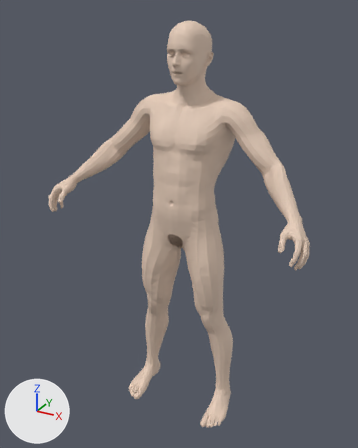
One commit to the glTF model apps/web/public/assets/3dx/character_male.glb: the scene before it, then after it.
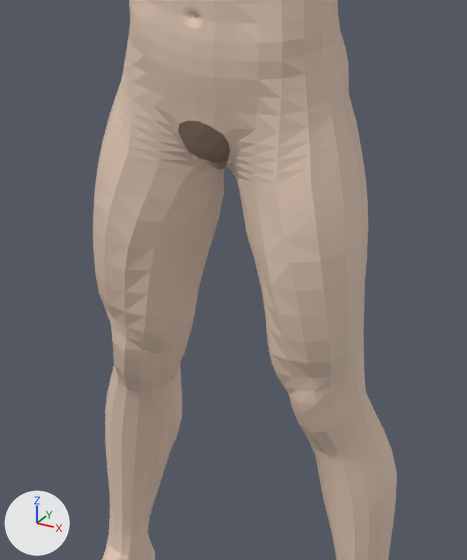
Each version appears first whole from a 50 mm camera at (0.943, -1.781, 1.828) aimed at (-0.013, -0.043, 0.959), and next in a close-up on the part from 32% to 71% of the width and 44% to 82% of the height. Every picture has the same lights, and +X, +Y and +Z are marked at lower left. The first two pictures are the older version.

Objects in the first close-up: 'man_body'.
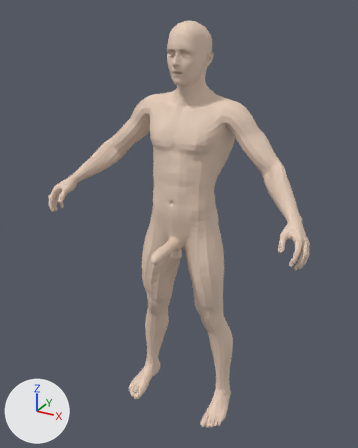
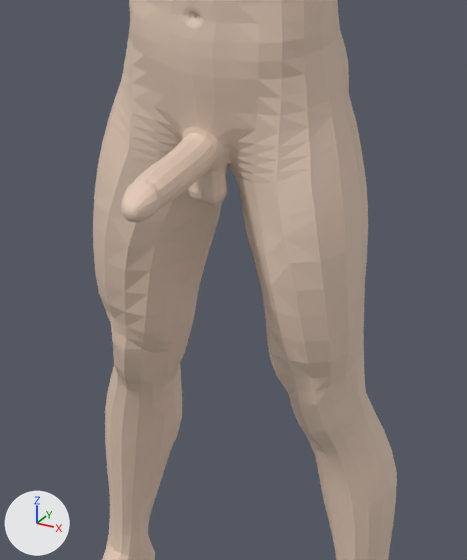
The change, as a diff of the scene's bpy script:
```diff
--- a/apps/web/public/assets/3dx/character_male.glb.py
+++ b/apps/web/public/assets/3dx/character_male.glb.py
@@ me_man_penis @@
+me_man_penis.from_pydata(...)  # 412 vertices, 800 faces; spans x -0.037..0.037, y -0.288..-0.062, z 0.815..0.944
+me_man_penis.materials.append(mat_skin)  # beige #e5cbb8
@@ ob_man_penis @@
+ob_man_penis = bpy.data.objects.new('man_penis', me_man_penis)
+ob_man_penis.location = (0.0, 0.0, 0.0)
```

Where the change shows, as pixel boxes [x1, y1, x2, y2] in the close-ups (467 x 560 px):
'man_penis', added (beige): after [121, 121, 230, 223]
